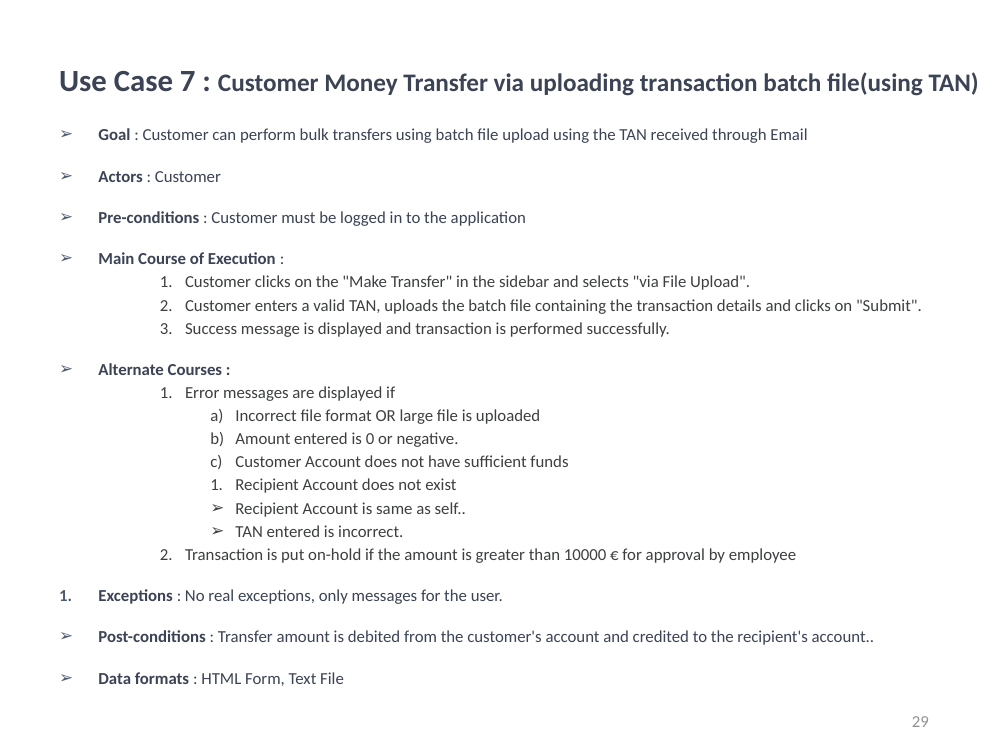
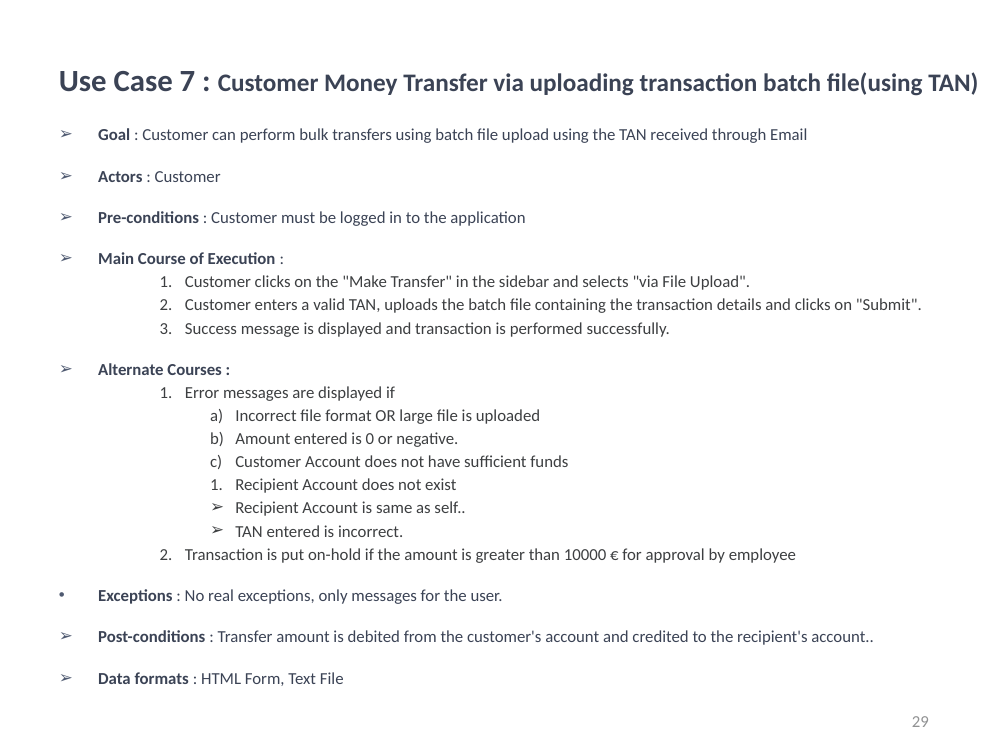
Before and after one commit to kwuerl/secure-coding-team-8, a slide deck: slide 29 of presentations/Phase3.ppt. Drawn at 1008x756 pixels with LibreOffice and Linux fonts; fonts in the diff are those of the drawing; background and template pictures are left out. Boxes give left, top, right and bottom in pixels: in the first picture for what was removed or moved away, otherwise in the second. Text is boxed around its words. In the diff, an @@ line names an element or a change of style, - is before the commit and + after.

```diff
--- a/presentations/Phase3.ppt
+++ b/presentations/Phase3.ppt
@@ text at (x1=98, y1=275, x2=922, y2=604): bullet 1. to • @@
```
Also in this commit, not shown: 9 other slides changed.
